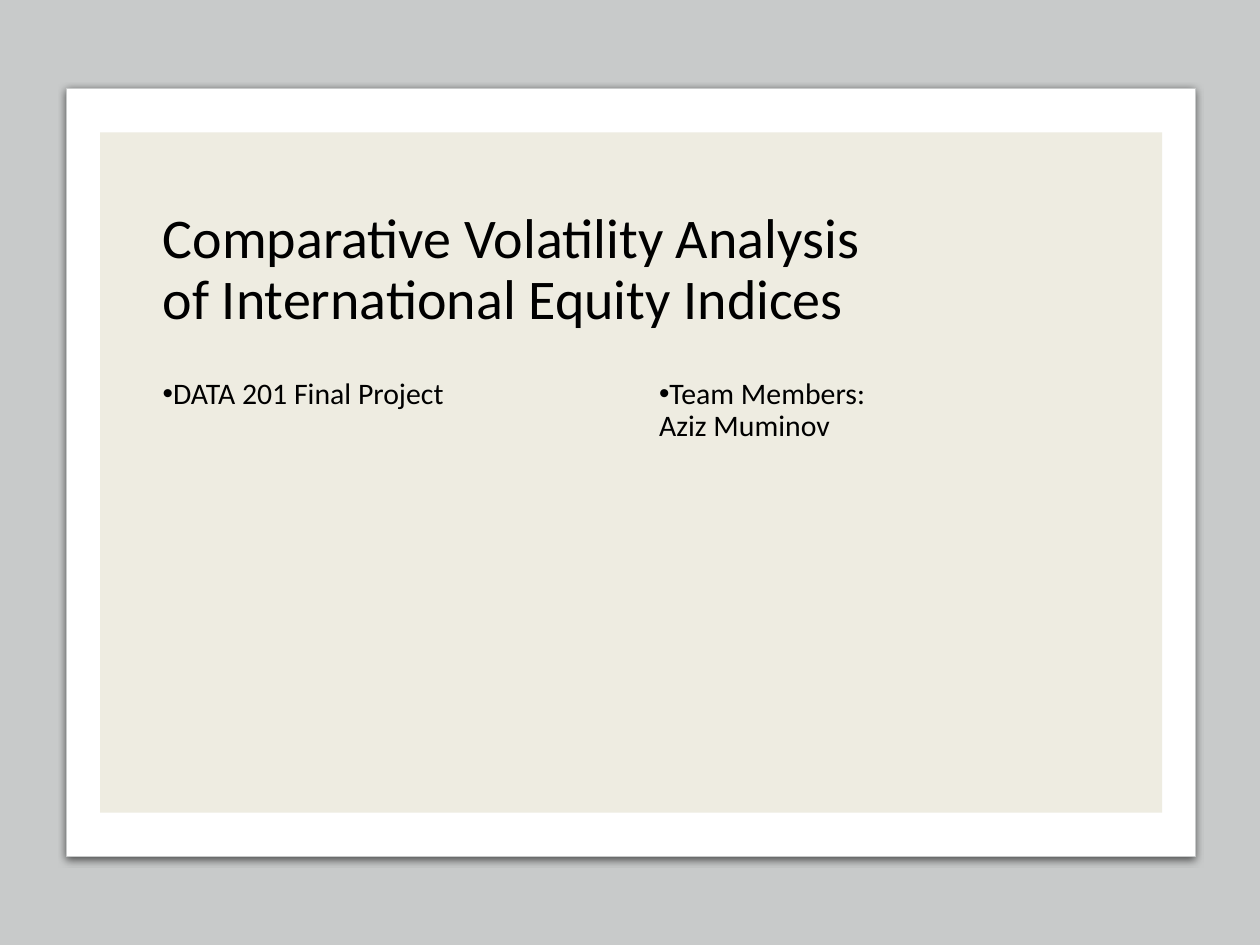
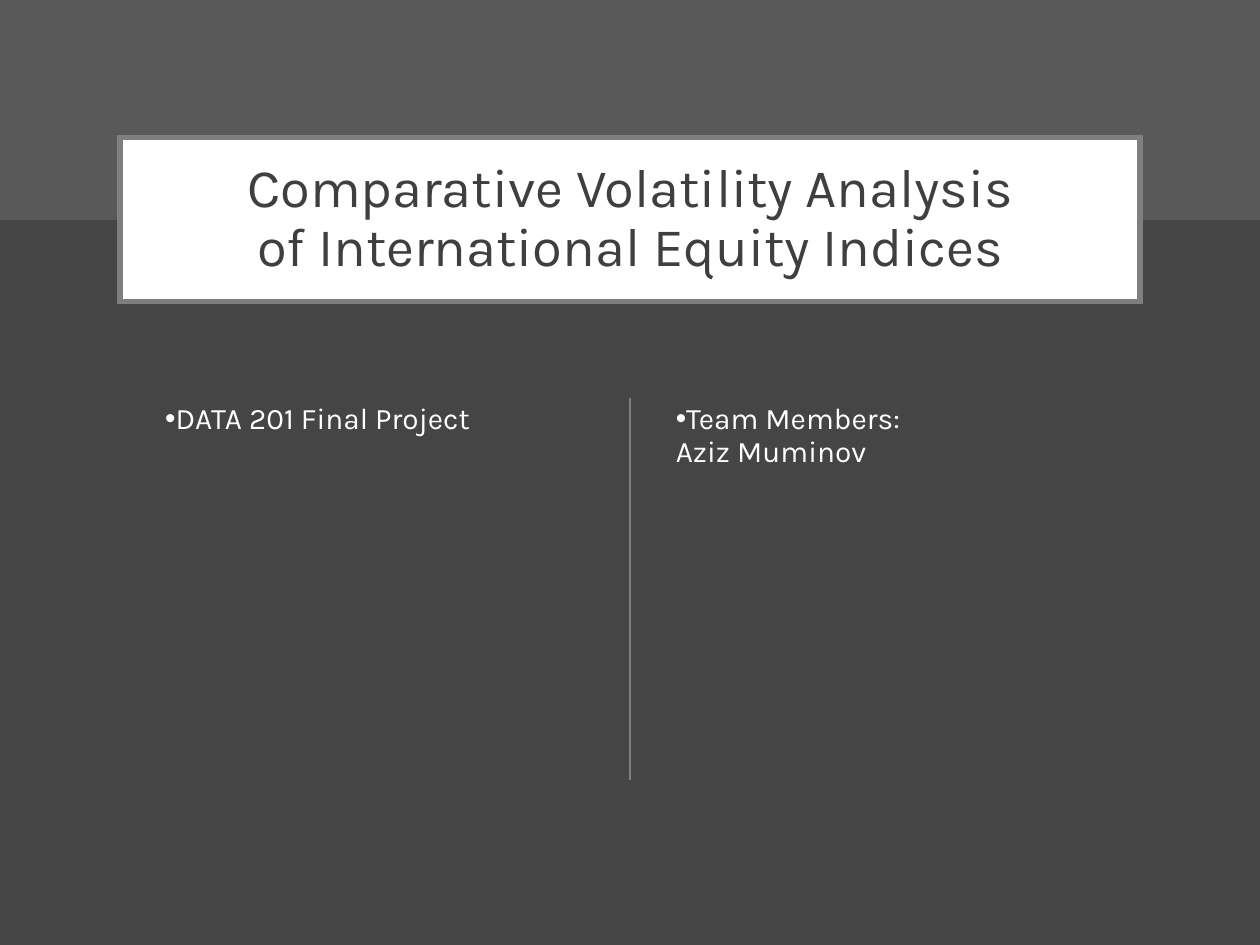
Before and after one commit to AzizbekMuminoff/TimeSeries, a slide deck: slide 1 of Comparative_Volatility_Analysis.pptx. Drawn at 1260x945 pixels with LibreOffice and Linux fonts; fonts in the diff are those of the drawing. Boxes give left, top, right and bottom in pixels: in the first picture for what was removed or moved away, otherwise in the second. Text is boxed around its words. In the diff, an @@ line names an element or a change of style, - is before the commit and + after.

```diff
--- a/Comparative_Volatility_Analysis.pptx
+++ b/Comparative_Volatility_Analysis.pptx
@@ background #FFFFFF to #454545 @@
@@ rectangle: place and size @@
-rectangle at [0, 0, 1260, 945]
+rectangle at [0, 0, 1260, 220]
@@ rectangle at [0, 0, 1260, 220]: fill #C8CACA to #595959 @@
@@ rounded rectangle removed at [67, 88, 1196, 857] @@
@@ rectangle removed at [100, 132, 1162, 813] @@
@@ title "Comparative Volatility Analysis": place and size @@
-title "Comparative Volatility Analysis" at [163, 219, 859, 328]
+title "Comparative Volatility Analysis" at [120, 137, 1140, 302]
@@ title "Comparative Volatility Analysis" at [120, 137, 1140, 302]: size 32 to 31 pt, font Calibri to Karla, text colour #000000 to #3F3F3F; alignment left to centre; fill none to #FFFFFF; outline none to #7F7F7F 3 pt @@
@@ subtitle "DATA 201 Final Project": place and size @@
-subtitle "DATA 201 Final Project" at [173, 383, 443, 409]
+subtitle "DATA 201 Final Project" at [176, 408, 470, 437]
@@ subtitle "DATA 201 Final Project" at [176, 408, 470, 437]: font Calibri to Karla, text colour #000000 to #FFFFFF; more space between paragraphs @@
@@ line added from (630, 398) to (630, 780), #7F7F7F 1.5 pt @@
@@ text "Team Members: Aziz Muminov": place and size @@
-text "Team Members: Aziz Muminov" at [659, 383, 865, 437]
+text "Team Members: Aziz Muminov" at [676, 408, 900, 463]
@@ text "Team Members: Aziz Muminov" at [676, 408, 900, 463]: font Calibri to Karla, text colour #000000 to #FFFFFF @@
```
Also in this commit, not shown: 7 other slides changed, 1 slide added.
